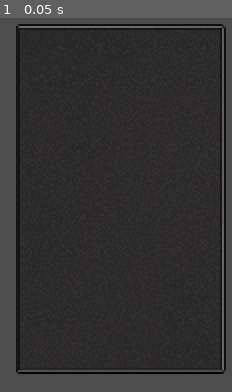
Above: before the commit, frame 1.
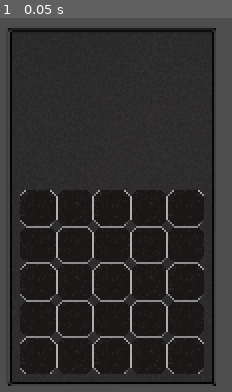
Above: after the commit, the same moment.

Repository: wrona777/metin2LikeInventory
Game: Godot game, scene res://scenes/inventory.tscn
Same seed, same stepped clock (60 frames per second), same inputs: the game is played once before the commit and once after it. Before the commit the project has no main scene; this scene is started directly in both runs.
Inputs:
- Up to frame 1 (0.05 s): no input

The runs differ from the first frame. In frame 1, 17% of the frame differs, in the area x 3-98%, y 1-99%.

Commit message:
slot grafika

Diff:
--- /dev/null
+++ b/containersNstyles/Slot.tres
@@ -0,0 +1,7 @@
+[gd_resource type="StyleBoxTexture" load_steps=2 format=3 uid="uid://chsx44flqd1ck"]
+
+[ext_resource type="Texture2D" uid="uid://b218v004g2nyk" path="res://assets/Slot.png" id="1_j3yuv"]
+
+[resource]
+texture = ExtResource("1_j3yuv")
+region_rect = Rect2(697, 347, 206, 207)
--- a/project.godot
+++ b/project.godot
@@ -11,6 +11,7 @@
 [application]
 
 config/name="metin2LikeInventory"
+run/main_scene="uid://c5pgkfveactdm"
 config/features=PackedStringArray("4.4", "Forward Plus")
 config/icon="res://assets/icon.svg"
 
--- a/scenes/inventory.tscn
+++ b/scenes/inventory.tscn
@@ -1,6 +1,7 @@
-[gd_scene load_steps=2 format=3 uid="uid://c4hhr4molfvt5"]
+[gd_scene load_steps=3 format=3 uid="uid://c4hhr4molfvt5"]
 
 [ext_resource type="Texture2D" uid="uid://b8shop1mgf3oq" path="res://assets/metin2Box.png" id="1_qw0r6"]
+[ext_resource type="PackedScene" uid="uid://bves73lw2mxlm" path="res://scenes/slot.tscn" id="2_hj2ta"]
 
 [node name="Inventory" type="NinePatchRect"]
 anchors_preset = 8
@@ -8,10 +9,10 @@
 anchor_top = 0.5
 anchor_right = 0.5
 anchor_bottom = 0.5
-offset_left = -193.0
-offset_top = -366.0
-offset_right = 227.0
-offset_bottom = 334.0
+offset_left = -210.0
+offset_top = -360.0
+offset_right = 210.0
+offset_bottom = 360.0
 grow_horizontal = 2
 grow_vertical = 2
 texture = ExtResource("1_qw0r6")
@@ -20,3 +21,103 @@
 patch_margin_top = 10
 patch_margin_right = 10
 patch_margin_bottom = 10
+
+[node name="MarginContainer" type="MarginContainer" parent="."]
+layout_mode = 1
+anchors_preset = 8
+anchor_left = 0.5
+anchor_top = 0.5
+anchor_right = 0.5
+anchor_bottom = 0.5
+offset_left = -210.0
+offset_top = -360.0
+offset_right = 210.0
+offset_bottom = 360.0
+grow_horizontal = 2
+grow_vertical = 2
+theme_override_constants/margin_left = 25
+theme_override_constants/margin_top = 25
+theme_override_constants/margin_right = 25
+theme_override_constants/margin_bottom = 25
+
+[node name="GridContainer" type="GridContainer" parent="MarginContainer"]
+layout_mode = 2
+size_flags_vertical = 8
+theme_override_constants/h_separation = 0
+theme_override_constants/v_separation = 0
+columns = 5
+
+[node name="Slot" parent="MarginContainer/GridContainer" instance=ExtResource("2_hj2ta")]
+layout_mode = 2
+
+[node name="Slot2" parent="MarginContainer/GridContainer" instance=ExtResource("2_hj2ta")]
+layout_mode = 2
+
+[node name="Slot3" parent="MarginContainer/GridContainer" instance=ExtResource("2_hj2ta")]
+layout_mode = 2
+
+[node name="Slot4" parent="MarginContainer/GridContainer" instance=ExtResource("2_hj2ta")]
+layout_mode = 2
+
+[node name="Slot5" parent="MarginContainer/GridContainer" instance=ExtResource("2_hj2ta")]
+layout_mode = 2
+
+[node name="Slot6" parent="MarginContainer/GridContainer" instance=ExtResource("2_hj2ta")]
+layout_mode = 2
+
+[node name="Slot7" parent="MarginContainer/GridContainer" instance=ExtResource("2_hj2ta")]
+layout_mode = 2
+
+[node name="Slot8" parent="MarginContainer/GridContainer" instance=ExtResource("2_hj2ta")]
+layout_mode = 2
+
+[node name="Slot9" parent="MarginContainer/GridContainer" instance=ExtResource("2_hj2ta")]
+layout_mode = 2
+
+[node name="Slot10" parent="MarginContainer/GridContainer" instance=ExtResource("2_hj2ta")]
+layout_mode = 2
+
+[node name="Slot11" parent="MarginContainer/GridContainer" instance=ExtResource("2_hj2ta")]
+layout_mode = 2
+
+[node name="Slot12" parent="MarginContainer/GridContainer" instance=ExtResource("2_hj2ta")]
+layout_mode = 2
+
+[node name="Slot13" parent="MarginContainer/GridContainer" instance=ExtResource("2_hj2ta")]
+layout_mode = 2
+
+[node name="Slot14" parent="MarginContainer/GridContainer" instance=ExtResource("2_hj2ta")]
+layout_mode = 2
+
+[node name="Slot15" parent="MarginContainer/GridContainer" instance=ExtResource("2_hj2ta")]
+layout_mode = 2
+
+[node name="Slot16" parent="MarginContainer/GridContainer" instance=ExtResource("2_hj2ta")]
+layout_mode = 2
+
+[node name="Slot17" parent="MarginContainer/GridContainer" instance=ExtResource("2_hj2ta")]
+layout_mode = 2
+
+[node name="Slot18" parent="MarginContainer/GridContainer" instance=ExtResource("2_hj2ta")]
+layout_mode = 2
+
+[node name="Slot19" parent="MarginContainer/GridContainer" instance=ExtResource("2_hj2ta")]
+layout_mode = 2
+
+[node name="Slot20" parent="MarginContainer/GridContainer" instance=ExtResource("2_hj2ta")]
+layout_mode = 2
+
+[node name="Slot21" parent="MarginContainer/GridContainer" instance=ExtResource("2_hj2ta")]
+layout_mode = 2
+
+[node name="Slot22" parent="MarginContainer/GridContainer" instance=ExtResource("2_hj2ta")]
+layout_mode = 2
+
+[node name="Slot23" parent="MarginContainer/GridContainer" instance=ExtResource("2_hj2ta")]
+layout_mode = 2
+
+[node name="Slot24" parent="MarginContainer/GridContainer" instance=ExtResource("2_hj2ta")]
+layout_mode = 2
+
+[node name="Slot25" parent="MarginContainer/GridContainer" instance=ExtResource("2_hj2ta")]
+layout_mode = 2
--- a/scenes/slot.tscn
+++ b/scenes/slot.tscn
@@ -1,6 +1,9 @@
-[gd_scene format=3 uid="uid://bves73lw2mxlm"]
+[gd_scene load_steps=2 format=3 uid="uid://bves73lw2mxlm"]
+
+[ext_resource type="StyleBox" uid="uid://chsx44flqd1ck" path="res://containersNstyles/Slot.tres" id="1_4v6ba"]
 
 [node name="Slot" type="PanelContainer"]
+custom_minimum_size = Vector2(74, 74)
 anchors_preset = 8
 anchor_left = 0.5
 anchor_top = 0.5
@@ -10,3 +13,4 @@
 grow_vertical = 2
 size_flags_horizontal = 4
 size_flags_vertical = 4
+theme_override_styles/panel = ExtResource("1_4v6ba")
Binary file added: assets/Slot.png
Not shown, added: assets/Slot.png.import
